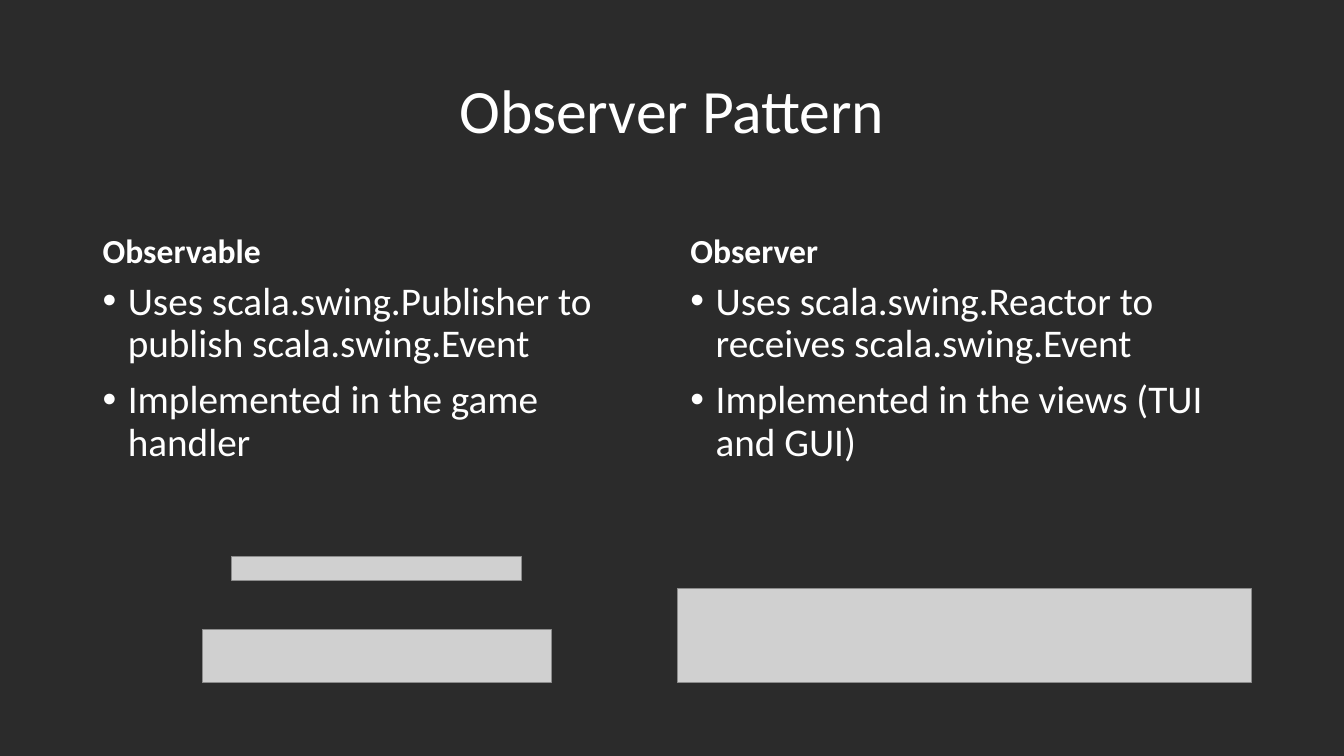
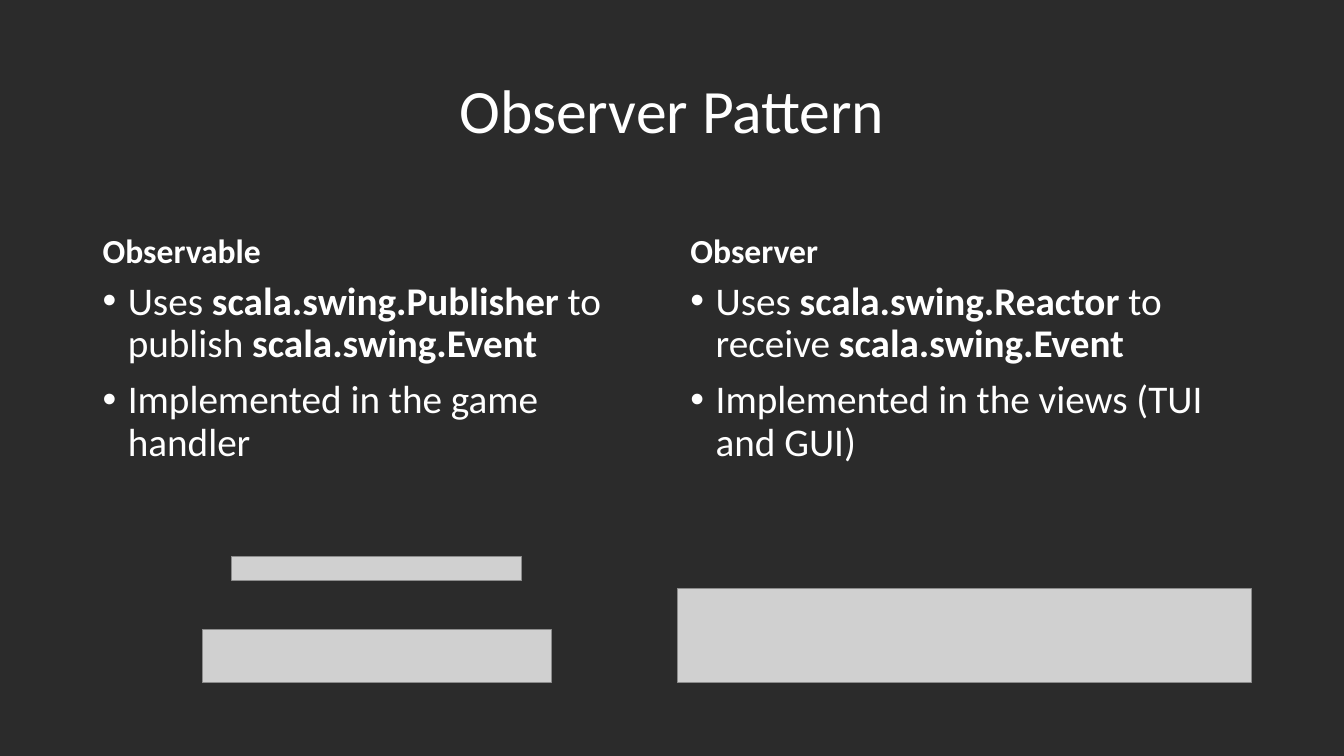
Before and after one commit to segidev/htwg.se.awol, a slide deck: slide 13 of Projektpräsentation SE.pptx (slide 12 before the commit). Drawn at 1344x756 pixels with LibreOffice and Linux fonts; fonts in the diff are those of the drawing; grey boxes stand for pictures; background and template pictures are left out; a plain dark background stands for a picture behind light text. Boxes give left, top, right and bottom in pixels: in the first picture for what was removed or moved away, otherwise in the second. Text is boxed around its words. In the diff, an @@ line names an element or a change of style, - is before the commit and + after.

```diff
--- a/Projektpräsentation SE.pptx
+++ b/Projektpräsentation SE.pptx
@@ text at box(128, 287, 601, 364): bold on in "scala.swing.Publisher scala.swing.Event" @@
@@ text at box(716, 287, 1161, 364): text changed; bold on @@
-• Uses scala.swing.Reactor to receives scala.swing.Event
+• Uses scala.swing.Reactor to receive scala.swing.Event
```
Also in this commit, not shown: 5 other slides changed, 1 slide added, 1 other file.
